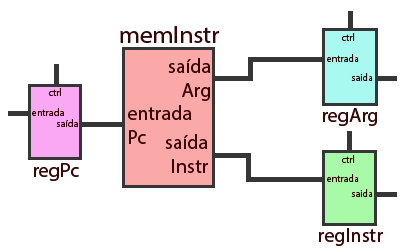
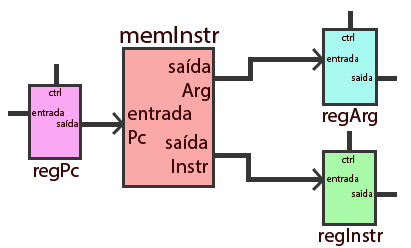
Two versions of the same layered image (411 × 248). Layer-by-layer changes:
renamed "memInstr" to "Layer 3", moved it above "Layer 2", painted on it over <box>112,48,322,191</box>
added layer "Layer 2" above "Layer 1" over <box>112,112,122,135</box>
renamed "regArg" to "Layer 1", moved it above "Layer 0", painted on it over <box>312,48,322,71</box>
renamed "regInstr" to "Layer 0", painted on it over <box>112,48,322,191</box>
